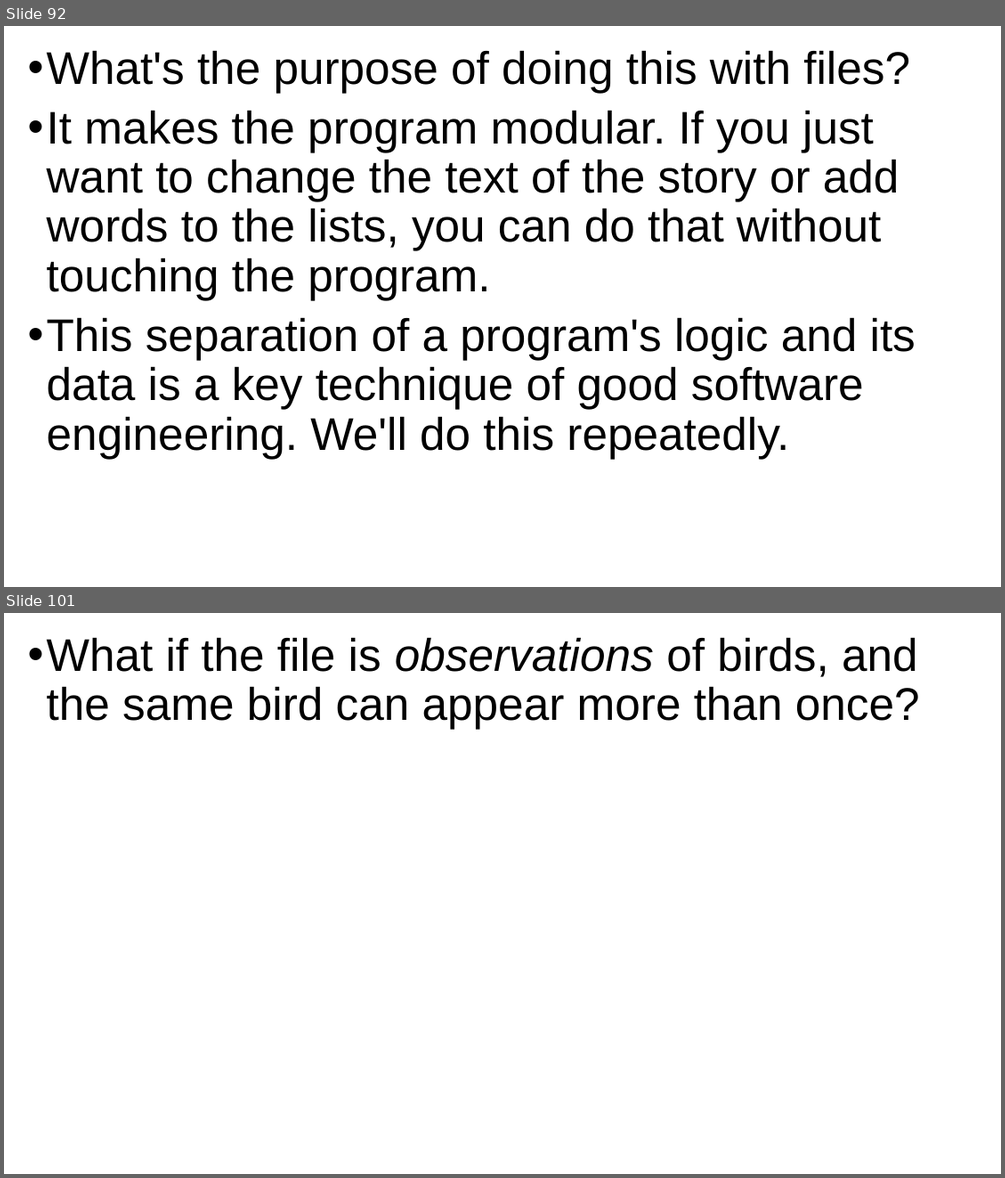
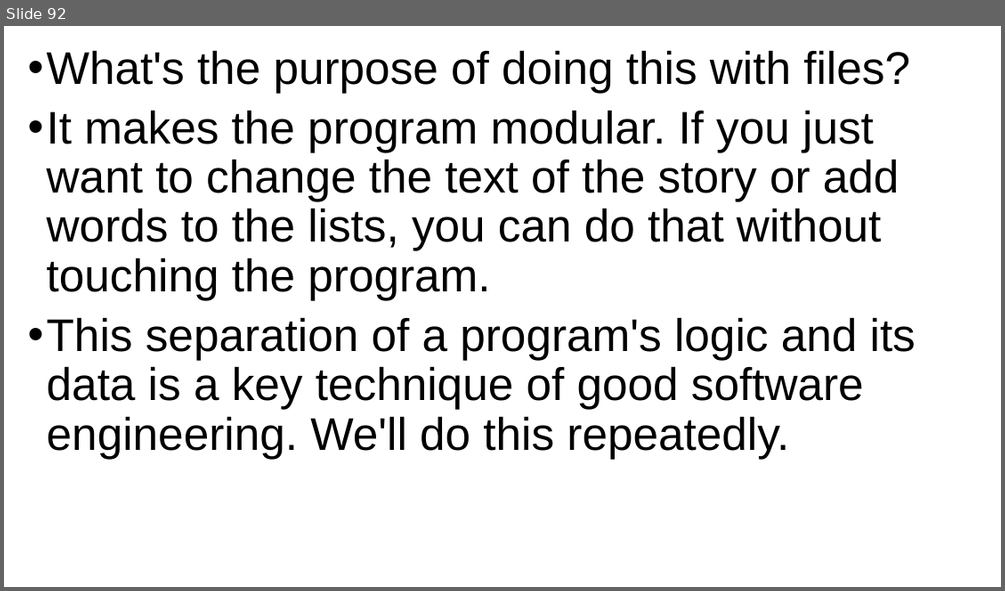
Before and after one commit to grimmelm/ctech404, a slide deck: ctech403/module_1/CTECH403 Module 1 - Files.pptx. Shown one above the other, each under a label of ours: slides 92 and 101 before the commit, slide 92 after it; the slides between them are not shown. The pictures are 1005x1178 and 1005x591 pixels, drawn with LibreOffice and Linux fonts; fonts in the diff are those of the drawing. Boxes give left, top, right and bottom in pixels: in the first picture for what was removed or moved away, otherwise in the second. Text is boxed around its words. In the diff, an @@ line names an element or a change of style, - is before the commit and + after.

```diff
--- a/ctech403/module_1/CTECH403 Module 1 - Files.pptx
+++ b/ctech403/module_1/CTECH403 Module 1 - Files.pptx
@@ slide 101 removed at (4, 613, 1001, 1174), background #FFFFFF @@
@@ text removed at (47, 637, 920, 729) @@
-• What if the file is observations of birds, and the same bird can appear more than once?
```
Also in this commit, not shown: 14 other slides removed, 30 other files.
